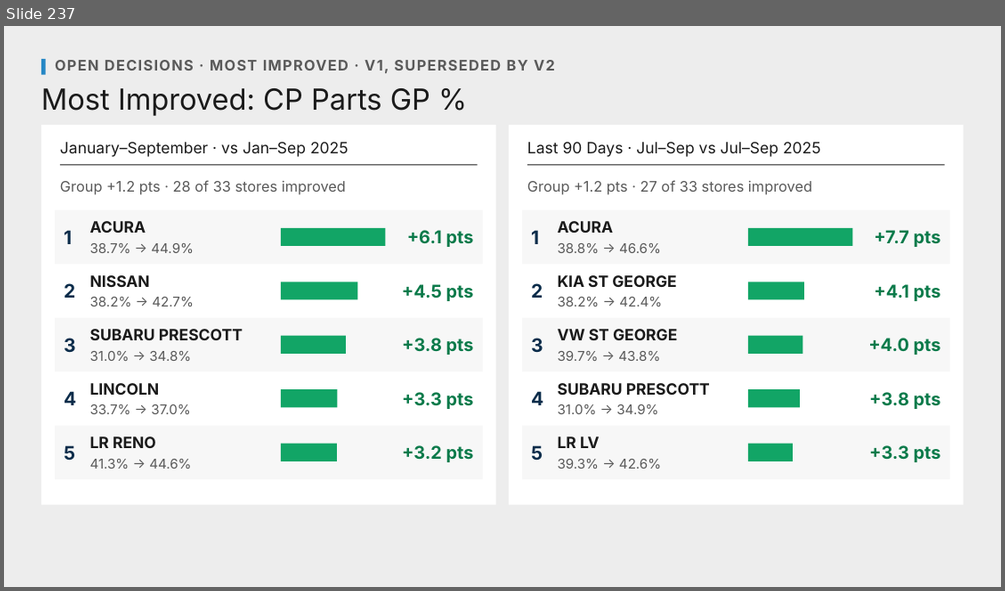
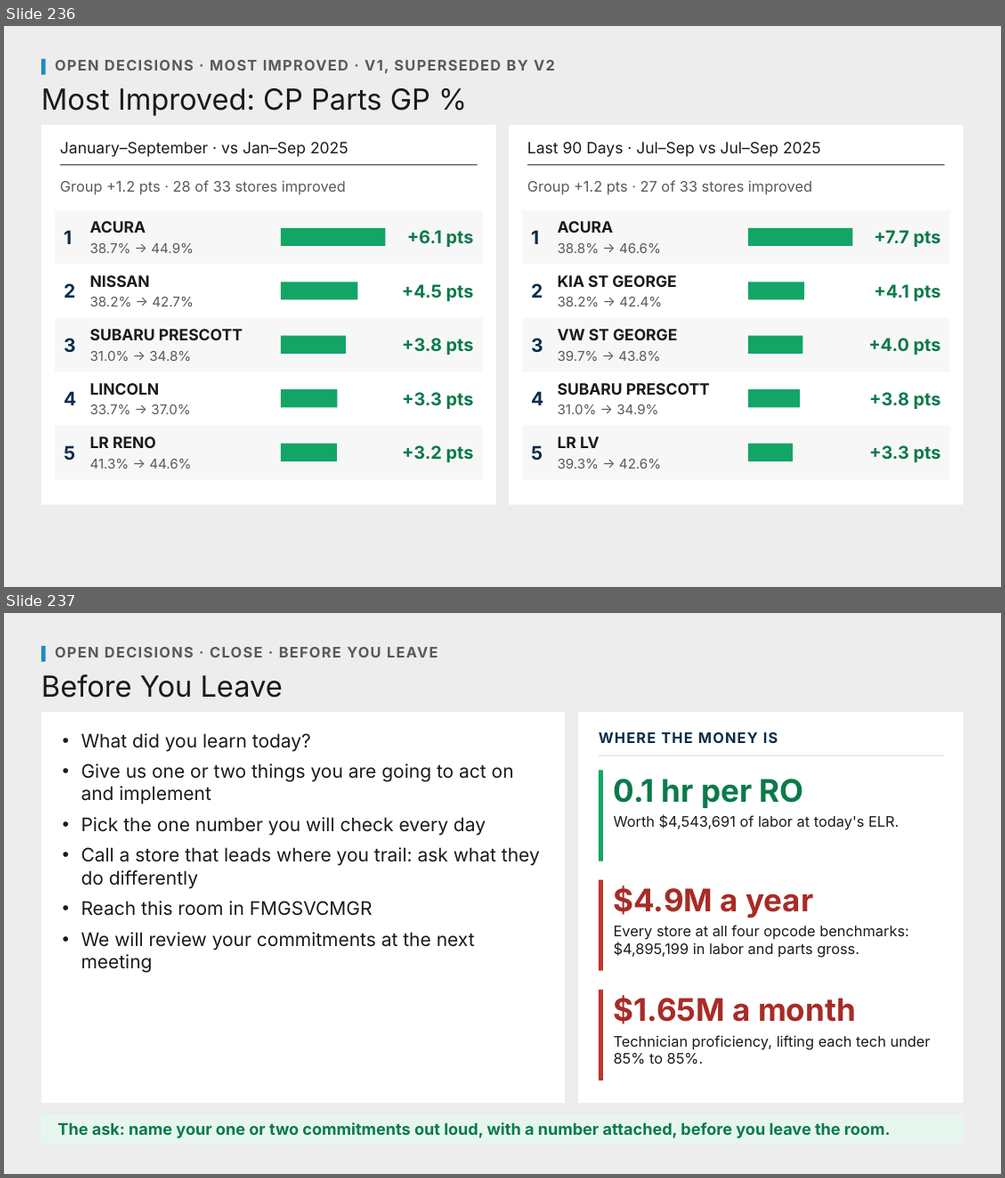
Before and after one commit to Ndresner/Noah, a slide deck: day2-deck/decks/Fixed Ops - Day 2 Example Test Deck.pptx. Shown one above the other, each under a label of ours: slide 237 before the commit, slides 236 and 237 after it. The pictures are 1005x591 and 1005x1178 pixels, drawn with LibreOffice and Linux fonts; fonts in the diff are those of the drawing. Boxes give left, top, right and bottom in pixels: in the first picture for what was removed or moved away, otherwise in the second. Text is boxed around its words. In the diff, an @@ line names an element or a change of style, - is before the commit and + after.

```diff
--- a/day2-deck/decks/Fixed Ops - Day 2 Example Test Deck.pptx
+++ b/day2-deck/decks/Fixed Ops - Day 2 Example Test Deck.pptx
@@ slide 237 added at box(4, 613, 1001, 1174), background #EDEDED @@
@@ rectangle added at box(41, 646, 46, 662), fill #2587C5 @@
@@ text added at box(55, 647, 437, 657), 14 pt, text #595959, bold @@
+OPEN DECISIONS · CLOSE · BEFORE YOU LEAVE
@@ text added at box(41, 674, 283, 698), 28 pt, text #1A1A1A @@
+Before You Leave
@@ rectangle added at box(41, 712, 565, 1103), fill #FFFFFF @@
@@ rectangle added at box(578, 712, 963, 1103), fill #FFFFFF @@
@@ text added at box(81, 733, 540, 973), 18 pt, text #1A1A1A @@
+• What did you learn today?
+• Give us one or two things you are going to act on and implement
+• Pick the one number you will check every day
+• Call a store that leads where you trail: ask what they do differently
+• Reach this room in FMGSVCMGR
+• We will review your commitments at the next meeting
@@ text added at box(599, 732, 777, 743), 14 pt, text #0B2C4A, bold @@
+WHERE THE MONEY IS
@@ rectangle added at box(599, 755, 944, 755), fill #D9D9D9 @@
@@ rectangle added at box(599, 770, 603, 861), fill #12A566 @@
@@ text added at box(614, 779, 804, 808), 30 pt, text #0B7A4A, bold @@
+0.1 hr per RO
@@ text added at box(614, 815, 898, 830), 14 pt, text #1A1A1A @@
+Worth $4,543,691 of labor at today's ELR.
@@ rectangle added at box(599, 880, 603, 971), fill #C2352F @@
@@ text added at box(614, 885, 813, 918), 30 pt, text #A82B26, bold @@
+$4.9M a year
@@ text added at box(614, 925, 908, 957), 14 pt, text #1A1A1A @@
+Every store at all four opcode benchmarks: $4,895,199 in labor and parts gross.
@@ rectangle added at box(599, 989, 603, 1080), fill #C2352F @@
@@ text added at box(614, 995, 856, 1024), 30 pt, text #A82B26, bold @@
+$1.65M a month
@@ text added at box(614, 1035, 930, 1063), 14 pt, text #1A1A1A @@
+Technician proficiency, lifting each tech under 85% to 85%.
@@ rectangle added at box(41, 1114, 963, 1144), fill #E6F6EE @@
@@ text added at box(57, 1122, 890, 1138), 15.5 pt, text #0B7A4A, bold @@
+The ask: name your one or two commitments out loud, with a number attached, before you leave the room.
@@ what was slide 237 is now slide 236 @@
```
Also in this commit, not shown: 1 slide changed, 1 slide removed, 9 other files.
